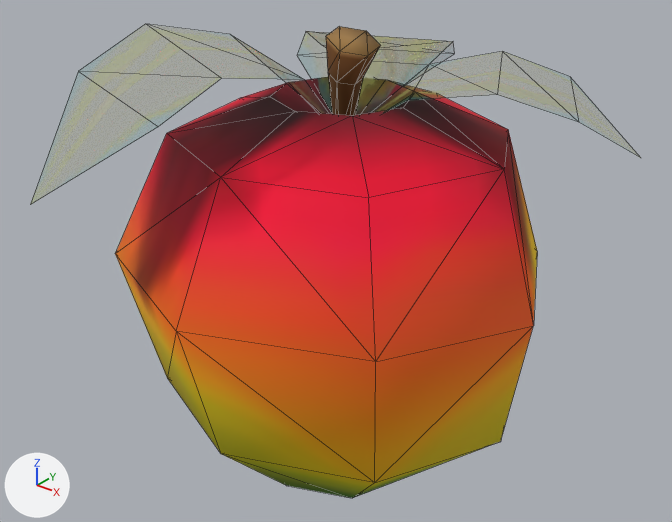
Before and after pictures for a commit that changed the FBX model Classic Crash/Assets/Models/Collectables/Wumpa fruit.fbx.
Before and after are seen from a 50 mm camera at (0.923, -1.172, 1.157) aimed at (0.012, -0.033, 0.451). Lighting does not change. The marker at lower left points along +X, +Y and +Z. Mesh edges are drawn as thin lines. Where no turn or scale is listed for an object, it has been applied to the vertices.

The scene before the commit, as lines of its bpy script (objects in view):
```python
mat_leave = bpy.data.materials.new('Leave')
mat_leave.use_nodes = True; mat_leave.node_tree.nodes.clear()
_N = mat_leave.node_tree.nodes; _L = mat_leave.node_tree.links
n0 = _N.new('ShaderNodeBsdfPrincipled'); n0.name = 'Principled BSDF'
n0.inputs[2].default_value = 1.0  # 'Roughness'
n1 = _N.new('ShaderNodeOutputMaterial'); n1.name = 'Material Output'
n2 = _N.new('ShaderNodeTexImage'); n2.name = 'Image Texture'
n2.image = img_t0204_0_png
n3 = _N.new('ShaderNodeTexImage'); n3.name = 'Image Texture.001'
n3.image = img_t0204_0_png
n4 = _N.new('ShaderNodeTexImage'); n4.name = 'Image Texture.002'
n4.image = img_t0204_0_png
_L.new(n2.outputs[0], n0.inputs[0])  # 'Color' to 'Base Color'
_L.new(n3.outputs[0], n0.inputs[18])  # 'Color' to 'Transmission Weight'
_L.new(n4.outputs[0], n0.inputs[4])  # 'Color' to 'Alpha'
_L.new(n0.outputs[0], n1.inputs[0])  # 'BSDF' to 'Surface'
me_wumpa = bpy.data.meshes.new('Wumpa')
me_wumpa.from_pydata(...)  # 82 vertices, 126 faces; spans x -0.355..0.432, y -0.465..0.393, z -0.018..0.846
# faces by material slot: [18, 28, 80]
me_wumpa.materials.append(mat_leave)
me_wumpa.materials.append(mat_stem)  # picture img_t0028_0_png
me_wumpa.materials.append(mat_fruit)  # picture img_t0182_0_png
ob_wumpa = bpy.data.objects.new('Wumpa', me_wumpa)
ob_wumpa.location = (0.0, 0.0, 0.0)
```
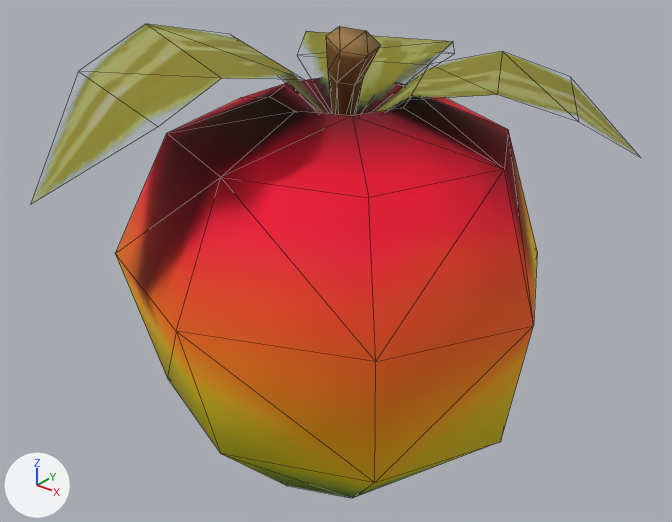
The newer file is also rescaled (x0.85), turned or shifted as a whole; pictures and numbers use the older file's frame.

Where the change shows, as pixel boxes (x1, y1, x2, y2) in the pictures (672 x 522 px):
'Wumpa', surface changed: (31, 24, 638, 320) in both

Edits to the bpy script that builds the scene:
```text
Change mat_leave:
    remove n4 = _N.new('ShaderNodeTexImage'); n4.name = 'Image Texture.002'
    remove n4.image = img_t0204_0_png
    where n0 = _N.new('ShaderNodeBsdfPrincipled'); n0.name = 'Principled BSDF'
    remove _L.new(n4.outputs[0], n0.inputs[4])  # 'Color' to 'Alpha'
    where n2 = _N.new('ShaderNodeTexImage'); n2.name = 'Image Texture'
    add _L.new(n2.outputs[1], n0.inputs[4])  # 'Alpha' to 'Alpha'
```
